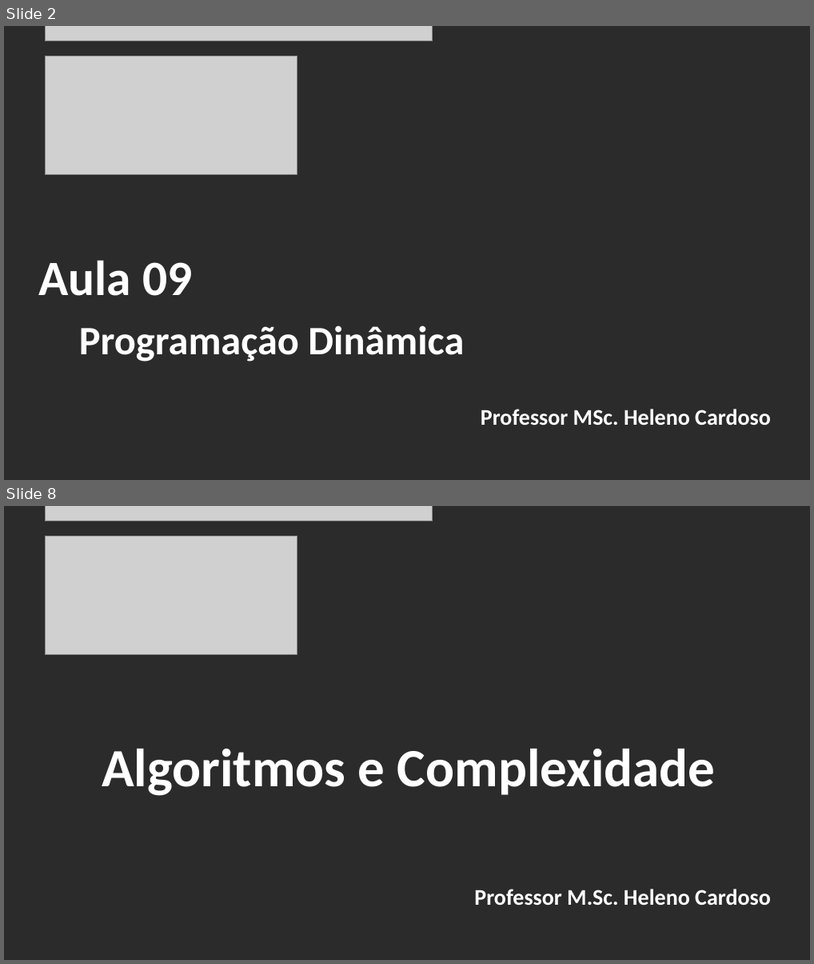
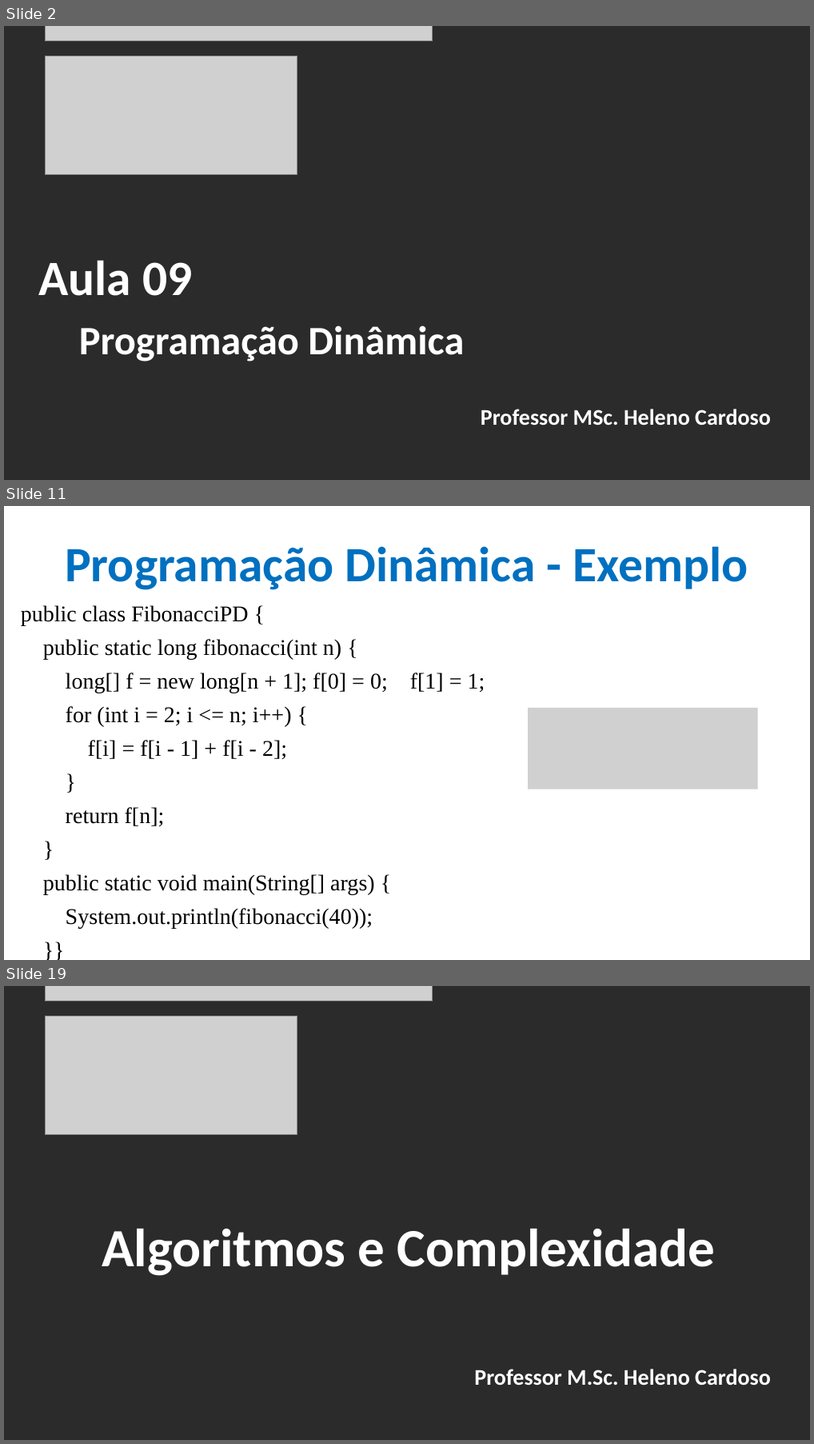
Before and after one commit to CloudEducationBrazil/WydenAlgoritmosEComplexidade, a slide deck: 01 Classes/Aula 09 - Algoritmos e Complexidade - Programação Dinâmica.pptx. Shown one above the other, each under a label of ours: slides 2 and 8 before the commit, slides 2, 11 and 19 after it; the slides between them are not shown. The pictures are 814x964 and 814x1444 pixels, drawn with LibreOffice and Linux fonts; fonts in the diff are those of the drawing; grey boxes stand for pictures; background and template pictures are left out; a plain dark background stands for a picture behind light text. Boxes give left, top, right and bottom in pixels: in the first picture for what was removed or moved away, otherwise in the second. Text is boxed around its words. In the diff, an @@ line names an element or a change of style, - is before the commit and + after.

Commit message:
Alg e Compl - Programação Dinamica 11102025

```diff
--- a/01 Classes/Aula 09 - Algoritmos e Complexidade - Programação Dinâmica.pptx
+++ b/01 Classes/Aula 09 - Algoritmos e Complexidade - Programação Dinâmica.pptx
@@ slide 11 added at (x1=4, y1=506, x2=810, y2=960), background picture (left out) @@
@@ title added at (x1=65, y1=546, x2=748, y2=590), 44 pt, text #0070C0, bold @@
+Programação Dinâmica - Exemplo
@@ text added at (x1=21, y1=605, x2=486, y2=928), 20 pt, text #000000 @@
+public class FibonacciPD {
+public static long fibonacci(int n) {
+long[] f = new long[n + 1]; f[0] = 0; f[1] = 1;
+for (int i = 2; i <= n; i++) {
+f[i] = f[i - 1] + f[i - 2];
+}
+return f[n];
+}
+public static void main(String[] args) {
+System.out.println(fibonacci(40));
+}}
@@ picture added at (x1=528, y1=708, x2=758, y2=789) @@
@@ what was slide 8 is now slide 19 @@
```
Also in this commit, not shown: 5 slides changed, 10 other slides added.
